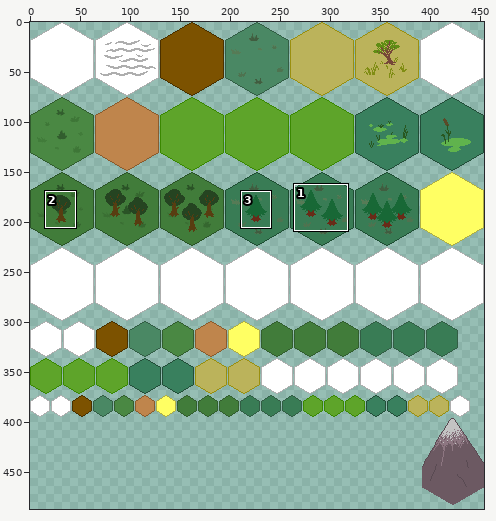
Two versions of one sprite sheet, data/iso.png. The first picture is a wide view before the edit; the outline marks the close-up.
Close-up. First the earlier version:
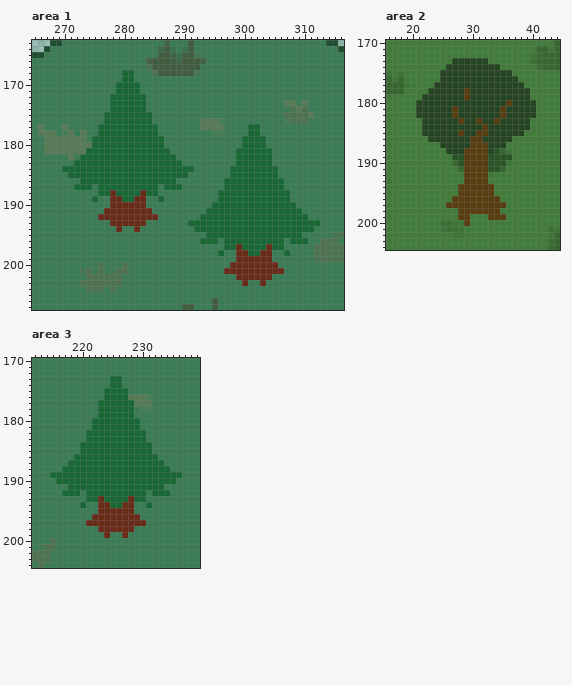
The file is 454x512 pixels. Colours within 5 levels of each other are drawn and written as one. Shown: area 1: x 265..316, y 163..207; area 2: x 16..44, y 170..204; area 3: x 212..239, y 170..204. The wide view leaves out empty margins. The commit also changed other parts of the picture, which this record leaves out.
After the commit:
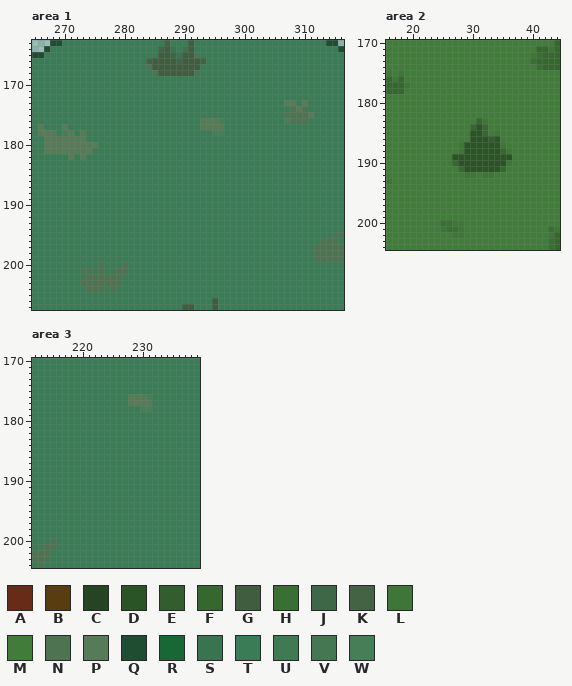
Palette (. is transparent): A #682b18  B #583d11  C #254421  D #2a5326  E #325d2e  F #35672f  G #405d40  H #3a6f33  J #3d6747  K #446344  L #3e7637  M #417c3a  N #4e7350  P #567b56  Q #1e4d32  R #186836  S #3a734f  T #397c55  U #3f7a54  V #457852  W #467e57
Edits made:
Changed rows in their new state; - is an unchanged pixel.
Area 1:
first column x 270:
168 ----------TT-------------------------------
169 ----------TT-------------------------------
170 ---------TTTT------------------------------
171 ---------TTTT------------------------------
172 --------TTTTTT-----------------------------
173 --------TTTTTT-----------------------------
174 --------TTTTTT-----------------------------
175 -------TTTTTTTT----------------------------
176 -------TTTTTTTT----------------------------
177 ------TTTTTTTTTT---------------TT----------
178 ------TTTTTTTTTT---------------TT----------
179 -----TTTTTTTTTTTT-------------TTTT---------
180 -----PTTTTTTTTTTT-------------TTTT---------
181 ----PTTTTTTTTTTTTT-----------TTTTTT--------
182 ---PTTTTTTTTTTTTTTT----------TTTTTT--------
183 --TTTTTTTTTTTTTTTTTT---------TTTTTT--------
184 TTTTTTTTTTTTTTTTTTTTTT------TTTTTTTT-------
185 -TTTTTTTTTTTTTTTTTTTT-------TTTTTTTT-------
186 ---TTTTTTTTTTTTTTTT--------TTTTTTTTTT------
187 --TTT-TTTTTTTTTT-TTT-------TTTTTTTTTT------
188 ------TTTTTTTTTT----------TTTTTTTTTTTT-----
189 -----T--TTTTTT--T---------TTTTTTTTTTTT-----
190 --------TTTTTT-----------TTTTTTTTTTTTTT----
191 -------TTTTTTTT---------TTTTTTTTTTTTTTTT---
192 ------TTTTTTTTTT-------TTTTTTTTTTTTTTTTTT--
193 --------TTTTTT-------TTTTTTTTTTTTTTTTTTTTTT
194 ---------T--T---------TTTTTTTTTTTTTTTTTTTT-
195 ------------------------TTTTTTTTTTTTTTTT---
196 -----------------------TTT-TTTTTTTTTT-TTT--
197 ---------------------------TTTTTTTTTT------
198 --------------------------T--TTTTTT--T-----
199 -----------------------------TTTTTT--------
200 ----------------------------TTTTTTTT-------
201 ---------------------------TTTTTTTTTT------
202 -----------------------------TTTTTT--------
203 ------------------------------T--T---------
Area 2:
first column x 21:
173 ------MMMMMM--------
174 -----MMMMMMMMM------
175 ----MMMMMMMMMMMM----
176 ----MMMMMMMMMMMMM---
177 ---MMMMMMMMMMMMMMM--
178 --MMMMMMMMMMMMMMMMM-
179 -MMMMMMMMMMMMMMMMMM-
180 MMMMMMMMMMMMMMMMMMMM
181 MMMMMMMMMMMMMMMMMMMM
182 MMMMMMMMMMMMMMMMMMMM
183 -MMMMMMMMMFLMMMMMMM-
184 -MMMMMMMMFDFMMMMMMM-
185 -MMMMMMMMDDFMLMMMM--
186 --MMMMMMMDDDEDMM----
187 ----MMMLDDDDDDL-----
188 -----MMLDDDDD-------
189 --------DDDD--------
190 --------DDDD--------
191 --------DDDD--------
192 --------LLML--------
193 --------MMMM--------
194 -------MMMMMM-------
195 -------MMMMMM-------
196 ------MMMMMMMM------
197 -----MMMMMMMMMM-----
198 -------MMMMMMM------
199 -------MM---MMM-----
200 --------M-----------
Area 3:
first column x 215:
173 ----------TT----------
174 ----------TT----------
175 ---------TTTT---------
176 ---------TTTT---------
177 --------TTTTTP--------
178 --------TTTTTT--------
179 --------TTTTTT--------
180 -------TTTTTTTT-------
181 -------TTTTTTTT-------
182 ------TTTTTTTTTT------
183 ------TTTTTTTTTT------
184 -----TTTTTTTTTTTT-----
185 -----TTTTTTTTTTTT-----
186 ----TTTTTTTTTTTTTT----
187 ---TTTTTTTTTTTTTTTT---
188 --TTTTTTTTTTTTTTTTTT--
189 TTTTTTTTTTTTTTTTTTTTTT
190 -TTTTTTTTTTTTTTTTTTTT-
191 ---TTTTTTTTTTTTTTTT---
192 --TTT-TTTTTTTTTT-TTT--
193 ------TTTTTTTTTT------
194 -----T--TTTTTT--T-----
195 --------TTTTTT--------
196 -------TTTTTTTT-------
197 ------TTTTTTTTTT------
198 --------TTTTTT--------
199 ---------T--T---------
